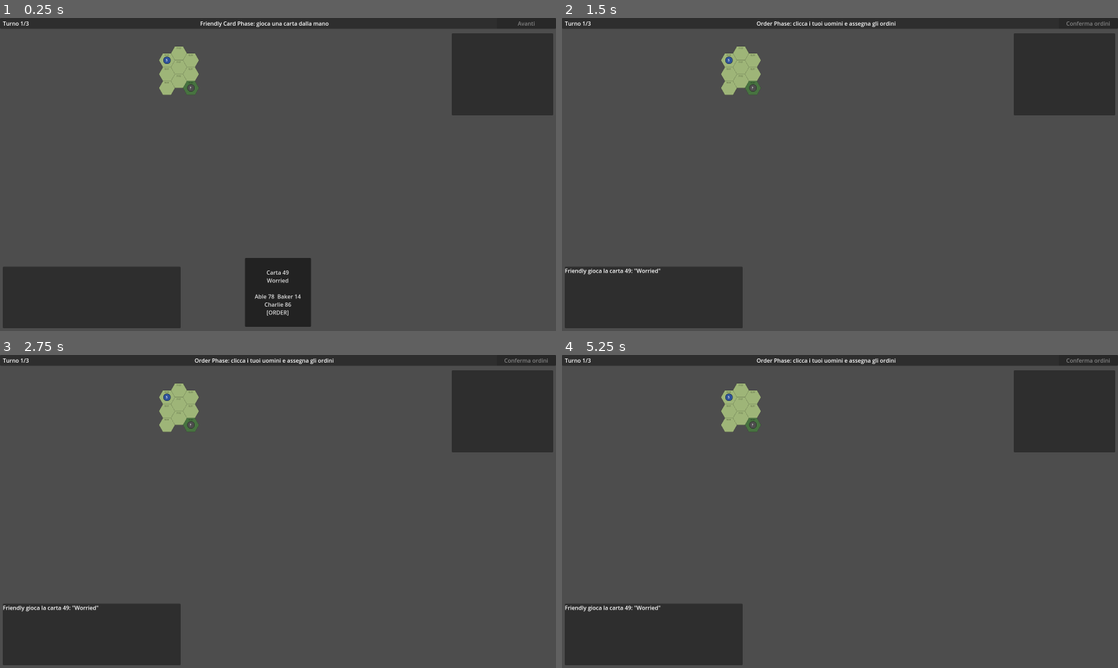
Above: before the commit, frames 1-4 (two rows, left to right).
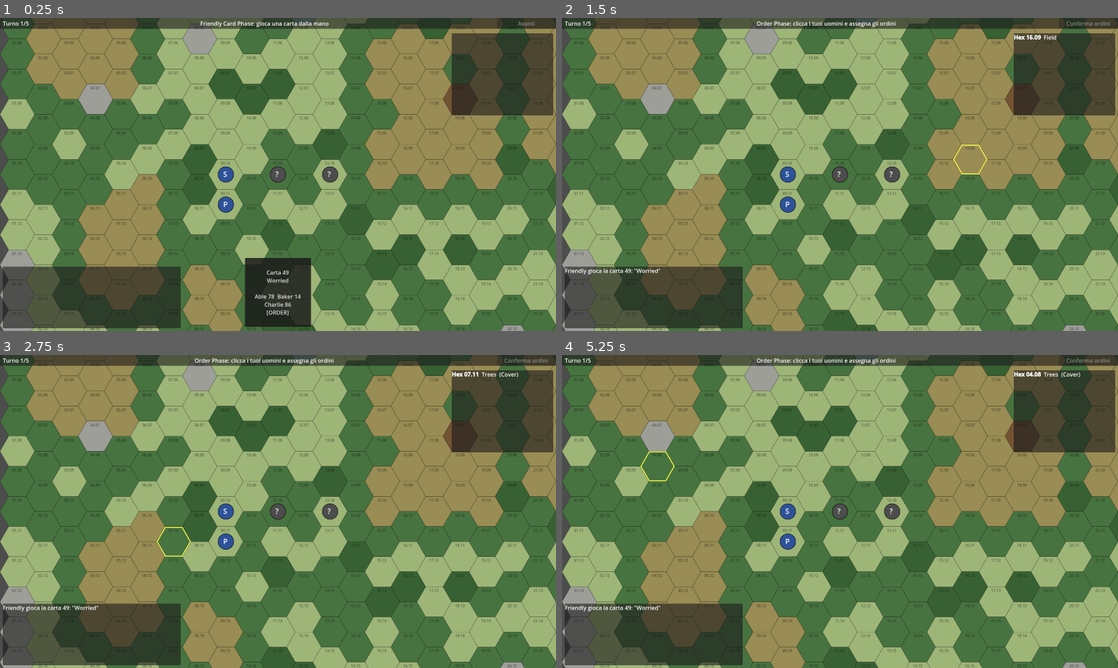
Above: after the commit, the same moments.

Repository: Tannoiser2/Combat
Game: Godot game, scene res://scenes/Main.tscn
Two runs of this game, one before a commit and one after it. Both use one fixed random seed, a clock stepped at 60 frames per second and the inputs below.
Inputs (mouse positions are in pixels of both pictures, inside the frame that each line leads up to):
- Up to frame 1 (0.25 s): no input
- Up to frame 2 (1.5 s): click "Carta 49 Worried Able 78 Bake…" at 0.5 s; tap Enter at 1.25 s; move the mouse to (962, 158) at 1.27 s; click (962, 158) at 1.42 s
- Up to frame 3 (2.75 s): tap Space at 2 s; drag from (166, 527) to (250, 574) at 2.02 s
- Up to frame 4 (5.25 s): tap Enter at 2.75, 4.25 s; move the mouse to (895, 442) at 2.77 s; click (895, 442) at 2.92 s; tap Space at 3.5, 5 s; drag from (812, 574) to (673, 464) at 3.52 s; move the mouse to (1006, 558) at 4.27 s; click (1006, 558) at 4.42 s; drag from (673, 464) to (756, 433) at 5.02 s

The runs differ from the first frame. In frame 1, 88% of the frame differs, in the area x 0-100%, y 0-100%; in frame 2, 90%; in frame 3, 90%; in frame 4, 90%.

Commit message:
Web/fallback: la Hedgerows si disegna proceduralmente dal terreno
Senza la scansione (build web: i jpg restano fuori dal repo per
copyright) la stessa griglia 35x20 viene disegnata a colori dal terreno
classificato di Boards.gd: la partita e' identica, cambia solo la veste.
Rimossa la mini-mappa 3x3 di prova, zoom della camera adattato al passo.

https://claude.ai/code/session_01LKFjMqDEfc8x3wh8YC9MqX

Diff:
--- a/scenes/Main.gd
+++ b/scenes/Main.gd
@@ -38,17 +38,19 @@
 	auto_play = not OS.get_environment("COMBAT_AUTO").is_empty()
 
 	map_view = MapView.new()
-	if map_view.load_board("hedgerows"):
-		state = _make_hedgerows_state()
-	else:
-		state = _make_tiny_state()
-		map_view.position = Vector2(120, 100)
+	# Con la scansione in assets/maps si gioca sull'artwork vero; senza
+	# (es. build web: le scansioni non sono nel repo) la stessa mappa
+	# viene disegnata proceduralmente dal terreno di Boards.gd.
+	if not map_view.load_board("hedgerows"):
+		print("Scansione non trovata: Hedgerows in modalita' procedurale")
+	state = _make_hedgerows_state()
 	map_view.state = state
 	add_child(map_view)
 
 	camera = Camera2D.new()
 	camera.position = map_view.hex_center(11, 10)
-	camera.zoom = Vector2(0.5, 0.5)
+	var z := 75.0 / map_view.cell.x
+	camera.zoom = Vector2(z, z)
 	add_child(camera)
 
 	_build_hud()
@@ -375,33 +377,3 @@
 
 	state_.initiative_order = ["Able", "Red"]
 	return state_
-
-
-# Mini-partita di fallback: griglia 3x3, due personaggi.
-func _make_tiny_state() -> GameState:
-	var state_ := GameState.new()
-	state_.max_turns = 3
-	state_.rng.seed = hash("combat-test")
-
-	for col in range(3):
-		for row in range(3):
-			var key := GameState.hex_key(col, row)
-			state_.map[key] = GameState.MapHex.new(Domain.Terrain.OPEN_LEVEL_0, 0)
-	state_.map[GameState.hex_key(2, 2)] = GameState.MapHex.new(Domain.Terrain.TREES, 0)
-
-	var taylor := Character.new("taylor", "Sgt Taylor", Domain.Side.FRIENDLY, "Able")
-	taylor.troop_quality = 6
-	taylor.leadership = 3
-	taylor.weapon_skills = {"SMG": 7}
-	taylor.position = Vector2i(0, 0)
-	state_.characters.append(taylor)
-
-	var jung := Character.new("jung", "Soldat Jung", Domain.Side.ENEMY, "Red")
-	jung.troop_quality = 4
-	jung.weapon_skills = {"Rifle": 3}
-	jung.position = Vector2i(2, 2)
-	jung.alerted = true
-	state_.characters.append(jung)
-
-	state_.initiative_order = ["Able", "Red"]
-	return state_
--- a/ui/MapView.gd
+++ b/ui/MapView.gd
@@ -66,16 +66,20 @@
 
 
 # Carica una delle 4 mappe (se la scansione e' presente in assets/maps).
-# Ritorna true se la texture e' stata caricata.
+# Ritorna true se la texture e' stata caricata; senza texture la stessa
+# griglia si disegna in modalita' procedurale (terreno da Boards.gd).
 func load_board(board_name: String) -> bool:
 	assert(BOARDS.has(board_name), "Mappa sconosciuta: %s" % board_name)
 	var info: Dictionary = BOARDS[board_name]
+	first_col = 1
 	if not ResourceLoader.exists(info["file"]):
+		board = null
+		origin = Vector2(HEX_SIZE, HEX_SIZE)
+		cell = Vector2(1.5 * HEX_SIZE, SQRT3 * HEX_SIZE)
 		return false
 	board = load(info["file"])
 	origin = info["origin"]
 	cell = CELL
-	first_col = 1
 	return true
 
 
